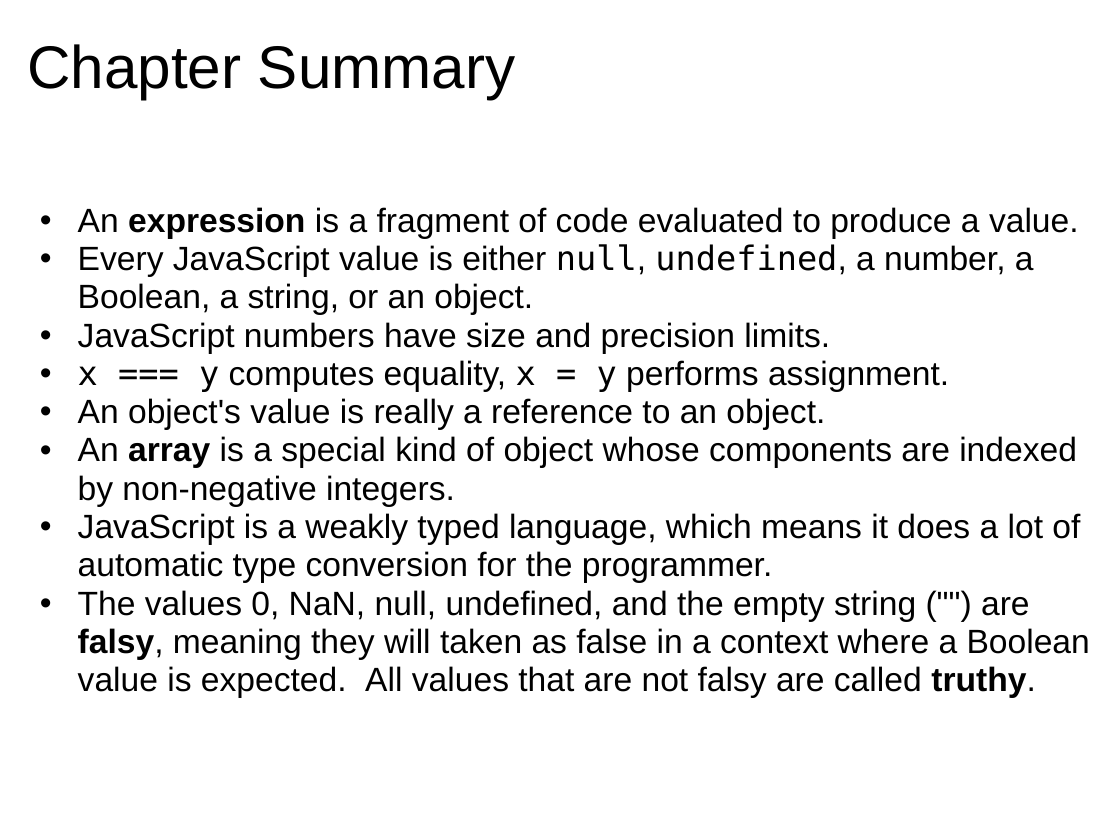
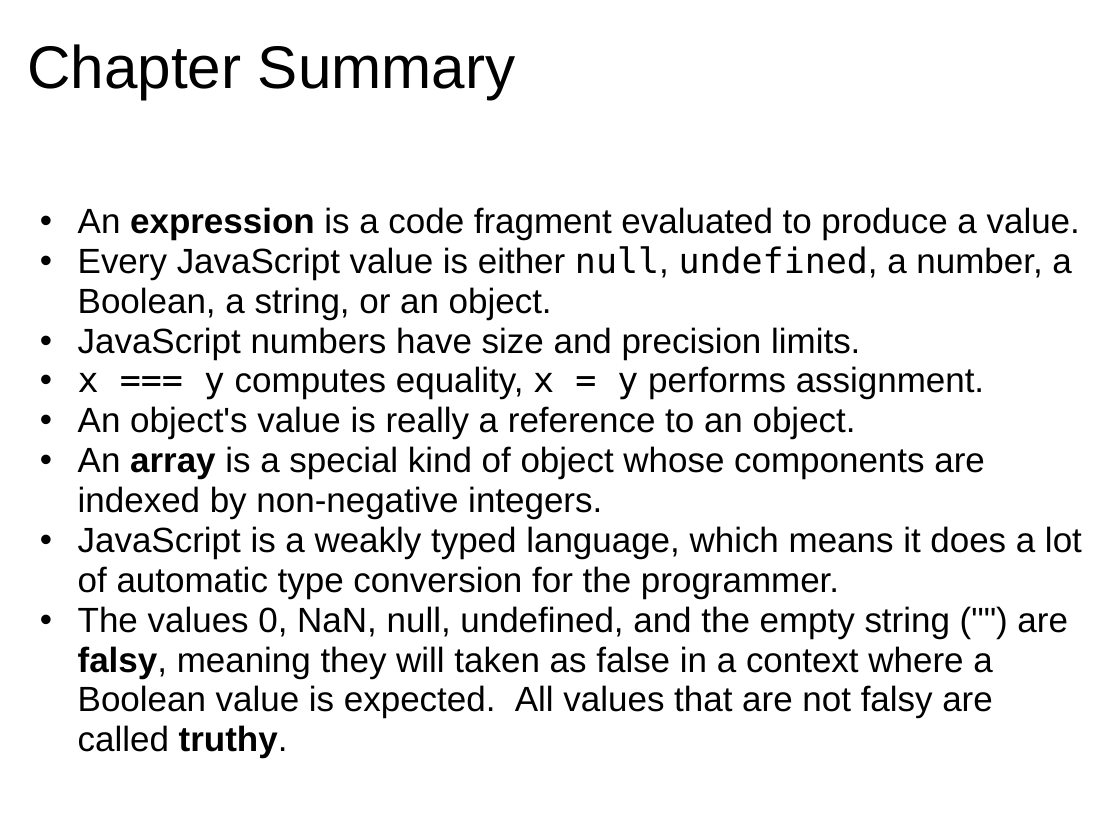
Before and after one commit to dondi/javascript-book, a slide deck: slide 35 of presentations/Chapter_3_Presentation.ppt. Drawn at 1120x840 pixels with LibreOffice and Linux fonts; fonts in the diff are those of the drawing; background and template pictures are left out. Boxes give left, top, right and bottom in pixels: in the first picture for what was removed or moved away, otherwise in the second. Text is boxed around its words. In the diff, an @@ line names an element or a change of style, - is before the commit and + after.

```diff
--- a/presentations/Chapter_3_Presentation.ppt
+++ b/presentations/Chapter_3_Presentation.ppt
@@ text at [78,207,1080,240]: text changed; size 24 to 25 pt @@
-  • An expression is a fragment of code evaluated to produce a value.
+  • An expression is a code fragment evaluated to produce a value.
@@ text at [78,246,1082,758]: size 24 to 25 pt @@
```
Also in this commit, not shown: 21 other slides changed, 1 other file.
